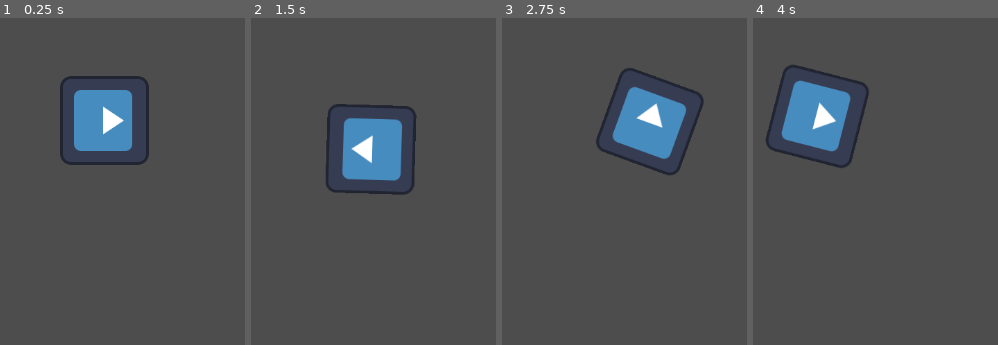
Above: before the commit, frames 1-4 (left to right).
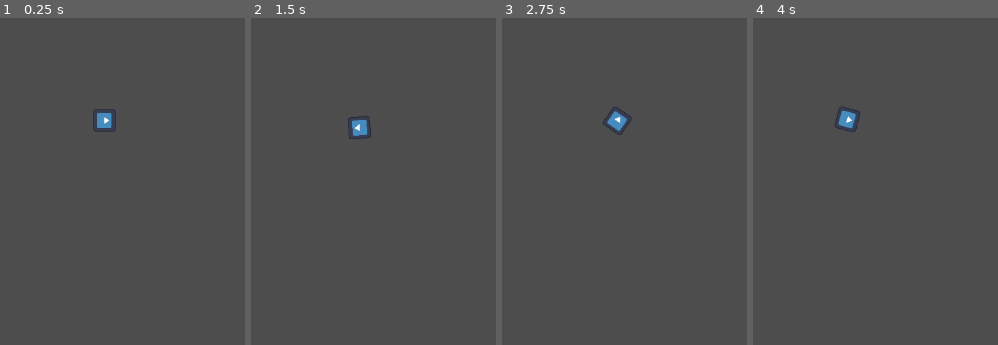
Above: after the commit, the same moments.

Repository: WinterAtne/GoTest
Game: Godot game, scene res://teststage.tscn
Same seed, same stepped clock (60 frames per second), same inputs: the game is played once before the commit and once after it. The project has no main scene, so this scene is started directly. The engine's default icon, where the game draws it, is replaced by a stand-in: a white triangle on a blue panel in a dark square.
Inputs (mouse positions are in pixels of both pictures, inside the frame that each line leads up to):
- Up to frame 1 (0.25 s): no input
- Up to frame 2 (1.5 s): tap Enter at 0.5 s; move the mouse to (outside the picture) at 0.52 s; hold Right (ui_right) 0.53-1.28 s; move the mouse to (outside the picture) at 1.27 s; hold Down (ui_down) from 1.28 s (still down)
- Up to frame 3 (2.75 s): move the mouse to (685, 21) at 2.02 s; release Down (ui_down) at 2.03 s; hold Right (ui_right) from 2.03 s (still down)
- Up to frame 4 (4 s): move the mouse to (816, 210) at 2.77 s; release Right (ui_right) at 2.78 s; hold Up (ui_up) 2.78-3.53 s; move the mouse to (outside the picture) at 3.52 s; hold Left (ui_left) from 3.53 s (still down)

The runs differ from the first frame. In frame 1, 5.5% of the frame differs, in the area x 24-61%, y 17-45%; in frame 2, 5.6%; in frame 3, 5.9%; in frame 4, 5.9%, in the area x 5-48%, y 14-46%.

Commit message:
Made camera cover larger area

Diff:
--- a/player.tscn
+++ b/player.tscn
@@ -16,6 +16,7 @@
 texture = ExtResource("1_qqnd7")
 
 [node name="Camera2D" type="Camera2D" parent="."]
+zoom = Vector2(0.25, 0.25)
 position_smoothing_enabled = true
 
 [connection signal="area_entered" from="." to="." method="_on_area_entered"]
